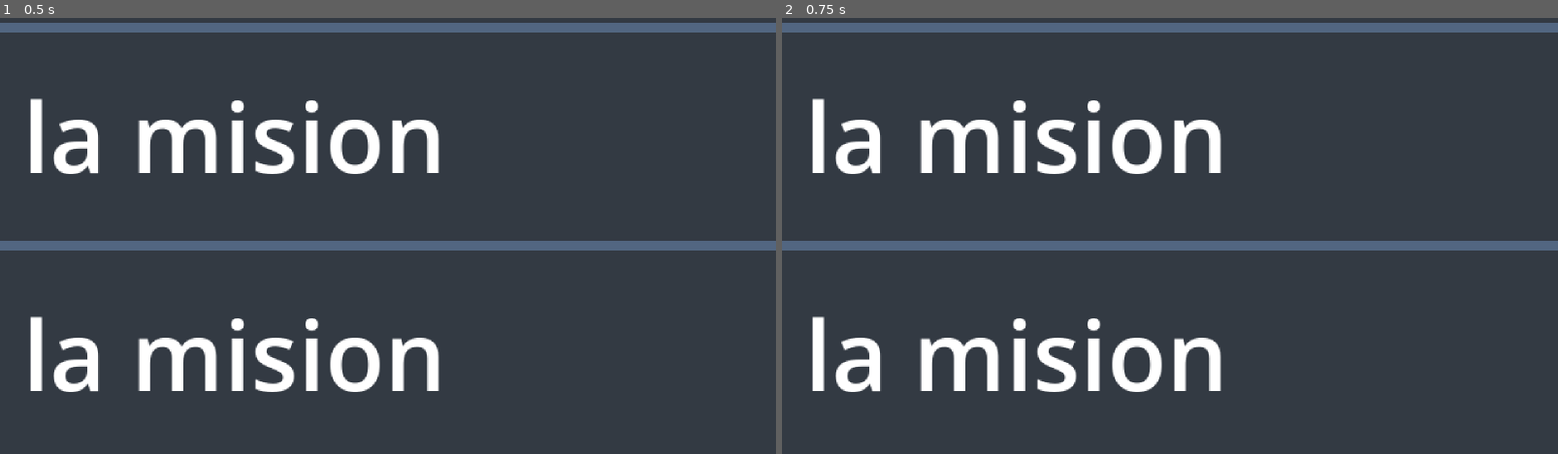
Above: before the commit, frames 1-2 (left to right).
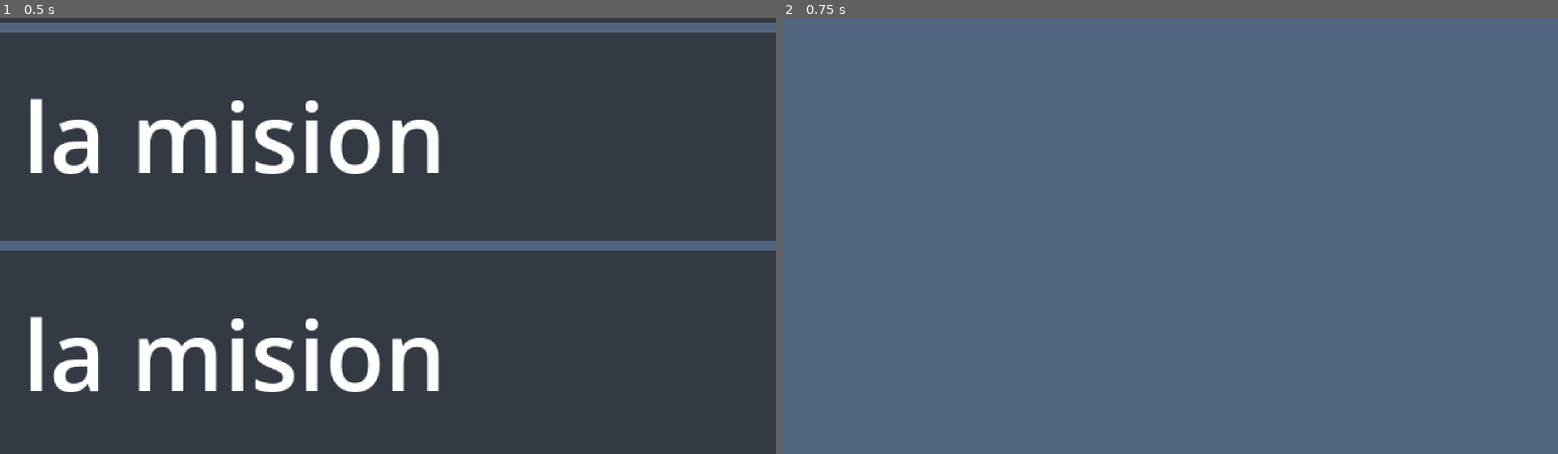
Above: after the commit, the same moments.

Repository: MatiasAndino/citybuilder_rpg
Game: Godot game, scene res://scenes/ui/mission_table/mission_table.tscn
Same seed, same stepped clock (60 frames per second), same inputs: the game is played once before the commit and once after it. The project has no main scene, so this scene is started directly.
Inputs:
- Up to frame 1 (0.5 s): no input
- Up to frame 2 (0.75 s): tap Enter (ui_accept) at 0.5 s; hold Right (ui_right) from 0.53 s (still down); hold Enter (ui_accept) from 0.53 s (still down)

Frame 1 is identical in both runs. In frame 2, 95% of the frame differs, in the area x 0-100%, y 0-100%.

Commit message:
WIP: creacion de scene_manager para la administracion de escenas.tabajando en MissionTable y sistema de misiones

Diff:
--- /dev/null
+++ b/autoload/scene_manager/scene_manager.gd
@@ -0,0 +1,30 @@
+@tool
+extends Node
+
+var scenes: Array
+
+func open_scene(scene):
+	if !scene:
+		print("Error: scene es null")
+		return
+
+	if !scenes.is_empty():
+		scenes.back().process_mode = Node.PROCESS_MODE_DISABLED
+
+	scenes.append(scene)
+	get_tree().root.add_child(scene)
+
+	scene.process_mode = Node.PROCESS_MODE_WHEN_PAUSED
+	get_tree().paused = true
+	scene.connect("scene_closed", Callable(self, "_on_close_scene"))
+
+func _on_close_scene() -> void:
+	if !scenes.is_empty():
+		scenes.back().queue_free()
+		scenes.pop_back()
+
+		if scenes.is_empty():
+			get_tree().paused = false
+		else:
+			await get_tree().create_timer(0.01).timeout
+			scenes.back().process_mode = Node.PROCESS_MODE_WHEN_PAUSED
--- a/project.godot
+++ b/project.godot
@@ -12,6 +12,10 @@
 
 config/name="citybuilder_rpg"
 config/features=PackedStringArray("4.5", "Forward Plus")
+
+[autoload]
+
+SceneManager="*res://autoload/scene_manager/scene_manager.gd"
 
 [display]
 
--- /dev/null
+++ b/scenes/ui/mission_panel/mission_panel.tscn
@@ -0,0 +1,25 @@
+[gd_scene load_steps=3 format=3 uid="uid://dy051fsdu7q05"]
+
+[ext_resource type="Script" uid="uid://c85tgqxciux4b" path="res://scripts/ui/mission_panel/mission_panel.gd" id="1_m1el4"]
+[ext_resource type="StyleBox" uid="uid://d05jkop833tkl" path="res://resources/themes/ui_frame.tres" id="1_sm8hf"]
+
+[node name="MissionPanel" type="CanvasLayer"]
+script = ExtResource("1_m1el4")
+
+[node name="PanelContainer" type="PanelContainer" parent="."]
+custom_minimum_size = Vector2(500, 400)
+anchors_preset = 8
+anchor_left = 0.5
+anchor_top = 0.5
+anchor_right = 0.5
+anchor_bottom = 0.5
+offset_left = -20.0
+offset_top = -20.0
+offset_right = 20.0
+offset_bottom = 20.0
+grow_horizontal = 2
+grow_vertical = 2
+theme_override_styles/panel = ExtResource("1_sm8hf")
+
+[node name="Label" type="Label" parent="PanelContainer"]
+layout_mode = 2
--- a/scenes/ui/mission_table/mission/mission.tscn
+++ b/scenes/ui/mission_table/item_table/item_table.tscn
@@ -1,8 +1,8 @@
 [gd_scene load_steps=5 format=3 uid="uid://b04n6ah2oc1tn"]
 
-[ext_resource type="StyleBox" uid="uid://dgr8rf8mwp8x7" path="res://resources/themes/ui_panel_transparent.tres" id="1_0gjlh"]
-[ext_resource type="Script" uid="uid://yueu825d2gqa" path="res://scripts/ui/mission_table/mission/mission.gd" id="1_s2sm8"]
-[ext_resource type="Texture2D" uid="uid://cbik1agu14a5r" path="res://assets/ui/icons_temp.png" id="1_t67p5"]
+[ext_resource type="Script" uid="uid://yueu825d2gqa" path="res://scripts/ui/mission_table/item_table/item_table.gd" id="1_5wsux"]
+[ext_resource type="StyleBox" uid="uid://dgr8rf8mwp8x7" path="res://resources/themes/ui_panel_transparent.tres" id="2_mrhim"]
+[ext_resource type="Texture2D" uid="uid://cbik1agu14a5r" path="res://assets/ui/icons_temp.png" id="3_823gt"]
 
 [sub_resource type="StyleBoxFlat" id="StyleBoxFlat_0gjlh"]
 bg_color = Color(0.14117648, 0.14117648, 0.14117648, 0.6666667)
@@ -20,7 +20,7 @@
 size_flags_horizontal = 3
 size_flags_vertical = 3
 theme_override_styles/panel = SubResource("StyleBoxFlat_0gjlh")
-script = ExtResource("1_s2sm8")
+script = ExtResource("1_5wsux")
 
 [node name="HBoxContainer" type="HBoxContainer" parent="."]
 layout_mode = 2
--- a/scenes/ui/mission_table/mission_table.tscn
+++ b/scenes/ui/mission_table/mission_table.tscn
@@ -1,9 +1,8 @@
-[gd_scene load_steps=5 format=3 uid="uid://cthernt7wx5bg"]
+[gd_scene load_steps=4 format=3 uid="uid://cthernt7wx5bg"]
 
 [ext_resource type="Script" uid="uid://1oktt4u5xhf3" path="res://scripts/ui/mission_table/mission_table.gd" id="1_rjac7"]
 [ext_resource type="StyleBox" uid="uid://d05jkop833tkl" path="res://resources/themes/ui_frame.tres" id="2_nr4ny"]
 [ext_resource type="StyleBox" uid="uid://dgr8rf8mwp8x7" path="res://resources/themes/ui_panel_transparent.tres" id="3_2730j"]
-[ext_resource type="PackedScene" uid="uid://b04n6ah2oc1tn" path="res://scenes/ui/mission_table/mission/mission.tscn" id="3_it0o0"]
 
 [node name="MissionTable" type="CanvasLayer"]
 script = ExtResource("1_rjac7")
@@ -56,30 +55,6 @@
 size_flags_vertical = 0
 theme_override_constants/separation = 0
 
-[node name="Mission" parent="PanelContainer/MarginContainer/VBoxContainer/PanelBody/VScrollBar/VBoxContainer" instance=ExtResource("3_it0o0")]
-layout_mode = 2
-
-[node name="Mission2" parent="PanelContainer/MarginContainer/VBoxContainer/PanelBody/VScrollBar/VBoxContainer" instance=ExtResource("3_it0o0")]
-layout_mode = 2
-
-[node name="Mission3" parent="PanelContainer/MarginContainer/VBoxContainer/PanelBody/VScrollBar/VBoxContainer" instance=ExtResource("3_it0o0")]
-layout_mode = 2
-
-[node name="Mission4" parent="PanelContainer/MarginContainer/VBoxContainer/PanelBody/VScrollBar/VBoxContainer" instance=ExtResource("3_it0o0")]
-layout_mode = 2
-
-[node name="Mission5" parent="PanelContainer/MarginContainer/VBoxContainer/PanelBody/VScrollBar/VBoxContainer" instance=ExtResource("3_it0o0")]
-layout_mode = 2
-
-[node name="Mission6" parent="PanelContainer/MarginContainer/VBoxContainer/PanelBody/VScrollBar/VBoxContainer" instance=ExtResource("3_it0o0")]
-layout_mode = 2
-
-[node name="Mission7" parent="PanelContainer/MarginContainer/VBoxContainer/PanelBody/VScrollBar/VBoxContainer" instance=ExtResource("3_it0o0")]
-layout_mode = 2
-
-[node name="Mission8" parent="PanelContainer/MarginContainer/VBoxContainer/PanelBody/VScrollBar/VBoxContainer" instance=ExtResource("3_it0o0")]
-layout_mode = 2
-
 [node name="PanelFooter" type="PanelContainer" parent="PanelContainer/MarginContainer/VBoxContainer"]
 layout_mode = 2
 size_flags_vertical = 3
--- /dev/null
+++ b/scripts/data/mission.gd
@@ -0,0 +1,59 @@
+class_name Mission
+
+# diccionario que retorne el frame de acuerdo al tipo de mision.
+const mission_sprites = {
+	"fight": 0,
+	"exploration": 1,
+	"recolection": 2,
+}
+var name: String:
+	set(_name):
+		name = _name
+	get:
+		return name
+
+var type: String:
+	set(_type):
+		type = _type
+	get:
+		return type
+var description: String:
+	set(_description):
+		description = _description
+	get:
+		return description
+var cost: int:
+	set(_cost):
+		cost = _cost
+	get:
+		return cost
+
+func _init(_name: String, _type: String, _description: String, _cost: int) -> void:
+	name = _name
+	type = _type
+	description = _description
+	cost = _cost
+
+func set_name(_name: String) -> void:
+	name = _name
+
+func set_type(_type: String) -> void:
+	type = _type
+
+func set_description(_description: String) -> void:
+	description = _description
+
+func set_cost(_cost: int) -> void:
+	cost = _cost
+
+func get_name() -> String:
+	return name
+
+func get_type() -> String:
+	return type
+
+func get_description() -> String:
+	return description
+
+func get_cost() -> int:
+	return cost
--- a/scripts/structures/structure_base.gd
+++ b/scripts/structures/structure_base.gd
@@ -10,7 +10,7 @@
 func _process(delta: float) -> void:
 	if is_player_on_interaction_area:
 		if Input.is_action_just_pressed("ui_accept"):
-			open_window()
+			open_scene()
 
 func _on_interaction_area_body_entered(body: Node2D) -> void:
 	if body.name == BODY:
@@ -20,23 +20,7 @@
 	if body.name == BODY:
 		is_player_on_interaction_area = false
 
-func open_window():
-	if !packed_scene:
-		print("Error: No existe un tscn asignado a la estructura")
-		return
+func open_scene():
+	scene = packed_scene.instantiate()
 
-	if scene:
-		print("scene ya se encuentra instanciado")
-		return
-
-	scene = packed_scene.instantiate()
-	get_tree().root.add_child(scene)
-
-	scene.process_mode = Node.PROCESS_MODE_WHEN_PAUSED
-	get_tree().paused = true
-	scene.connect("window_closed", Callable(self, "_on_window_exit"))
-
-
-func _on_window_exit():
-	if scene:
-		scene.queue_free()
+	SceneManager.open_scene(scene)
--- /dev/null
+++ b/scripts/ui/mission_panel/mission_panel.gd
@@ -0,0 +1,18 @@
+extends CanvasLayer
+
+@onready var label: Label = $PanelContainer/Label
+
+signal scene_closed
+
+func _ready() -> void:
+	pass
+
+func _input(event: InputEvent) -> void:
+	if event.is_action_pressed("ui_cancel"):
+		_close_window()
+
+func _close_window() -> void:
+	emit_signal("scene_closed")
+
+func set_label(_text) -> void:
+	label.text = _text
--- a/scripts/ui/mission_table/mission/mission.gd
+++ b/scripts/ui/mission_table/item_table/item_table.gd
@@ -2,12 +2,6 @@
 
 const COLOR_SELECTED: Color = Color.MEDIUM_SEA_GREEN
 const COLOR_DEFAULT: Color = Color("242424aa")
-
-#var is_selected: bool = false:
-	#set(value):
-		#is_selected = value
-	#get:
-		#return is_selected
 
 var stylebox_selected: StyleBoxFlat
 var stylebox_default: StyleBoxFlat
--- a/scripts/ui/mission_table/mission_table.gd
+++ b/scripts/ui/mission_table/mission_table.gd
@@ -3,19 +3,21 @@
 @onready var box_container: VBoxContainer = $PanelContainer/MarginContainer/VBoxContainer/PanelBody/VScrollBar/VBoxContainer
 @onready var scroll_bar: ScrollContainer = $PanelContainer/MarginContainer/VBoxContainer/PanelBody/VScrollBar
 
+const MISSION_PANEL = preload("uid://dy051fsdu7q05")
+
 var index: int
 var mission_array: Array
-signal window_closed
+signal scene_closed
 
 func _ready() -> void:
 	index = 0
-	mission_array = box_container.get_children()
+	_temp_gen_missions()
 	mission_array[index].set_selected(true)
-
 
 func _input(event):
 	_input_cancel(event)
 	_input_controls(event)
+	_input_open_mission(event)
 
 func _input_controls(event) -> void:
 	if event.is_action_pressed("ui_down") and index < mission_array.size() - 1:
@@ -24,6 +26,12 @@
 	elif event.is_action_pressed("ui_up") and index >= 1:
 		index -= 1
 		_update_table()
+
+func _input_open_mission(event) -> void:
+	if event.is_action_pressed("ui_accept"):
+		var mission_panel = MISSION_PANEL.instantiate()
+		SceneManager.open_scene(mission_panel)
+		mission_panel.set_label("MISION " + str(index))
 
 func _input_cancel(event) -> void:
 	if event.is_action_pressed("ui_cancel"):
@@ -37,5 +45,12 @@
 	mission_array[index].grab_focus()
 
 func _close_window() -> void:
-	get_tree().paused = false
-	emit_signal("window_closed")
+	emit_signal("scene_closed")
+
+func _temp_gen_missions() -> void:
+	#"res://scenes/ui/mission_table/mission/mission.tscn"
+
+	for i in range(8):
+		var mission = load("res://scenes/ui/mission_table/item_table/item_table.tscn").instantiate()
+		mission_array.append(mission)
+		box_container.add_child(mission)
Not shown, added: autoload/scene_manager/scene_manager.gd.uid
Not shown: 5 places in scenes/ui/mission_table/item_table/item_table.tscn that only renumber resources
Not shown, added: scripts/data/mission.gd.uid
Not shown, added: scripts/ui/mission_panel/mission_panel.gd.uid
Renamed: scripts/ui/mission_table/mission/mission.gd.uid -> scripts/ui/mission_table/item_table/item_table.gd.uid
